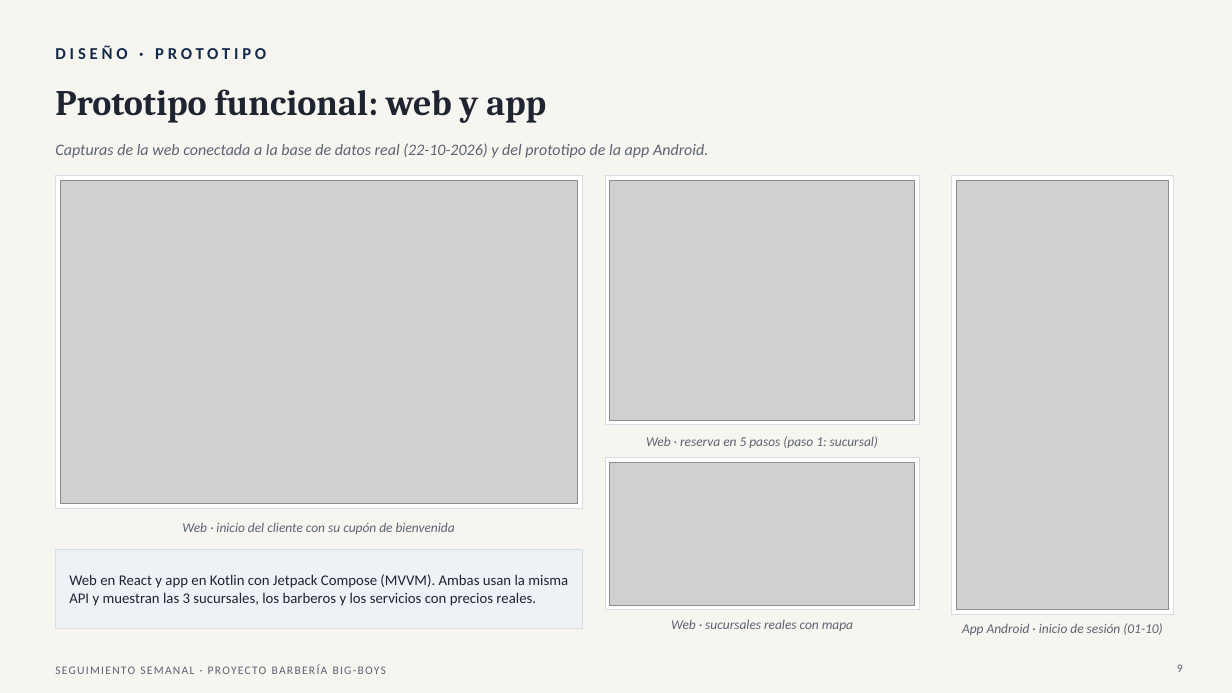
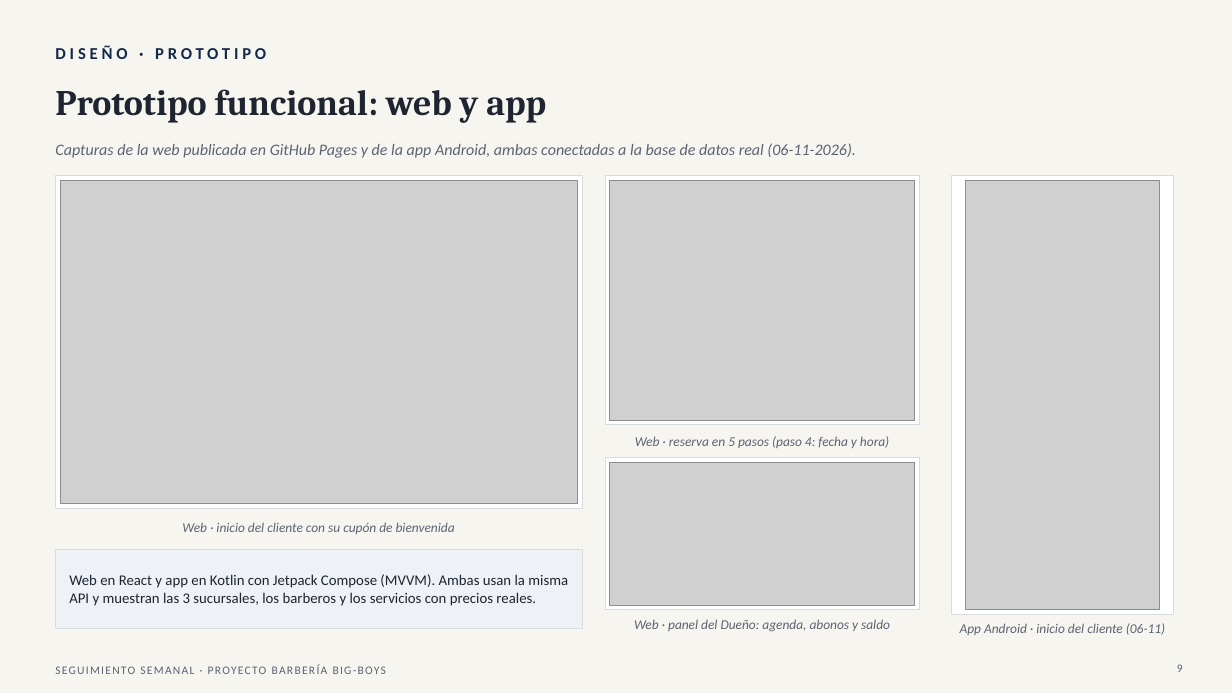
Before and after one commit to Yerko-Rosales/Proyecto_Barberia, a slide deck: slide 9 of Fase 2/Seguimiento semanal/Seguimiento_Roadmap_Proyecto_Barberia_06-11.pptx. Drawn at 1232x693 pixels with LibreOffice and Linux fonts; fonts in the diff are those of the drawing; grey boxes stand for pictures. Boxes give left, top, right and bottom in pixels: in the first picture for what was removed or moved away, otherwise in the second. Text is boxed around its words. In the diff, an @@ line names an element or a change of style, - is before the commit and + after.

Commit message:
Seguimiento 06-11: ajustes al roadmap, avance, prototipo y riesgos
- PPT 06-11 (mismo archivo): informe en curso en S13 (lámina 3), S11 cumplida (lámina 5), capturas del prototipo al 06-11 (lámina 9), R-03 cerrado y R-05 en nivel bajo (láminas 12 y 13).
- Doc. 15 v1.6: R-03 cerrado y R-05 baja a Bajo (P = 1, I = 3); 18 riesgos, 15 activos. Doc. 00 y README al día.
- App: el inicio muestra las 3 sucursales reales en vez de datos de ejemplo (10/10 pruebas).

```diff
--- a/Fase 2/Seguimiento semanal/Seguimiento_Roadmap_Proyecto_Barberia_06-11.pptx
+++ b/Fase 2/Seguimiento semanal/Seguimiento_Roadmap_Proyecto_Barberia_06-11.pptx
@@ text at <box>55,143,856,158</box>: text changed @@
-Capturas de la web conectada a la base de datos real (22-10-2026) y del prototipo de la app Android.
+Capturas de la web publicada en GitHub Pages y de la app Android, ambas conectadas a la base de datos real (06-11-2026).
@@ picture: place and size @@
-picture at <box>957,180,1169,610</box>
+picture at <box>966,180,1159,610</box>
@@ text at <box>635,436,889,448</box>: text changed @@
-Web · reserva en 5 pasos (paso 1: sucursal)
+Web · reserva en 5 pasos (paso 4: fecha y hora)
@@ text at <box>634,619,890,632</box>: text changed @@
-Web · sucursales reales con mapa
+Web · panel del Dueño: agenda, abonos y saldo
@@ text at <box>960,623,1165,635</box>: text changed @@
-App Android · inicio de sesión (01-10)
+App Android · inicio del cliente (06-11)
```
Also in this commit, not shown: 4 other slides changed, 5 other files.
